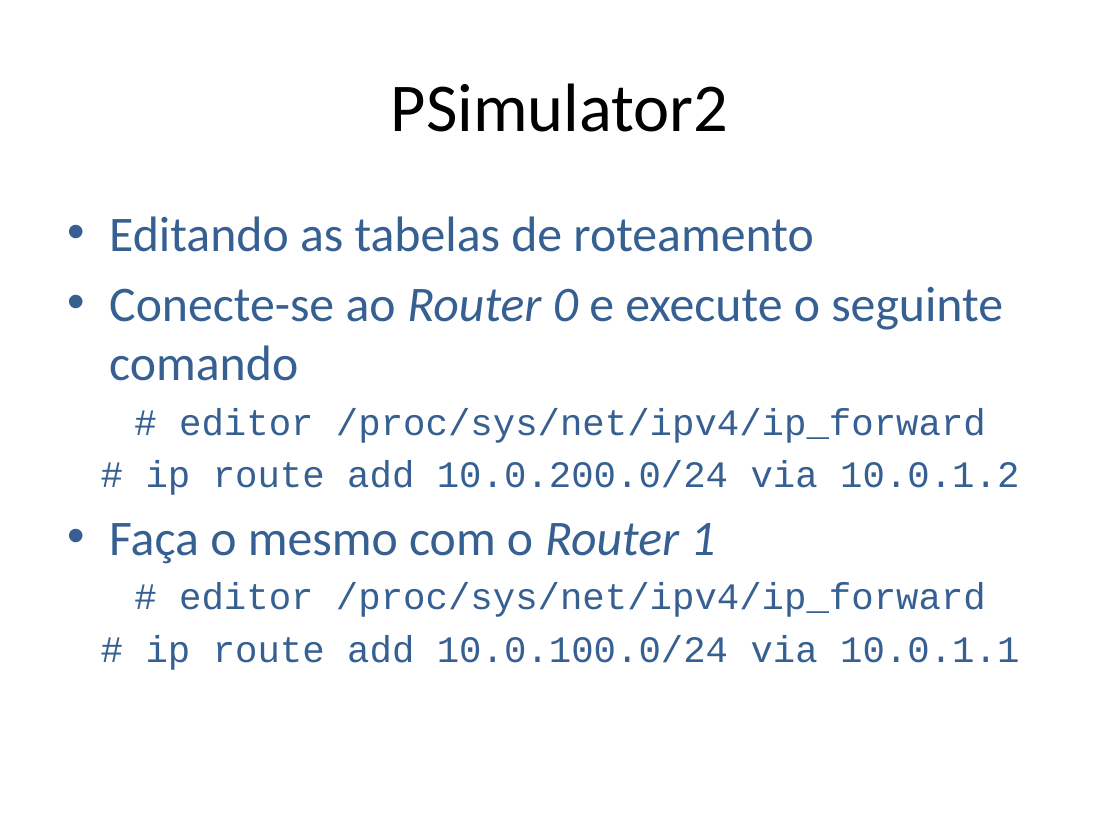
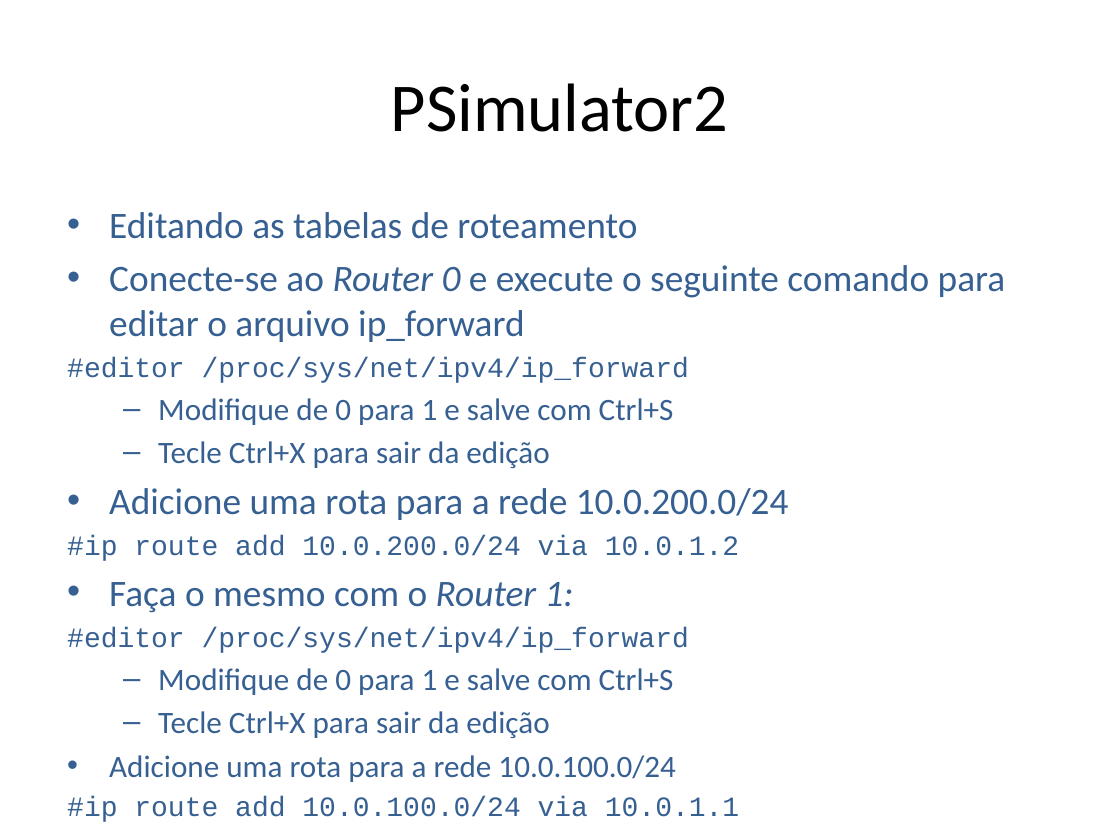
Before and after one commit to niviaquental/niviaquental.github.io, a slide deck: slide 34 of Presentations/Aula08-Rede-IPIntro/08-Rede-IPIntro.pptx. Drawn at 1120x840 pixels with LibreOffice and Linux fonts; fonts in the diff are those of the drawing; background and template pictures are left out. Boxes give left, top, right and bottom in pixels: in the first picture for what was removed or moved away, otherwise in the second. Text is boxed around its words. In the diff, an @@ line names an element or a change of style, - is before the commit and + after.

Commit message:
roteamento e simulator

```diff
--- a/Presentations/Aula08-Rede-IPIntro/08-Rede-IPIntro.pptx
+++ b/Presentations/Aula08-Rede-IPIntro/08-Rede-IPIntro.pptx
@@ text at [109, 212, 637, 239]: size 32 to 24 pt in "Editando as tabelas de roteamento"; less space between paragraphs @@
@@ text at [67, 265, 1006, 822]: text changed; size 24 to 20 pt; font Courier New to Calibri @@
-• Conecte-se ao Router 0 e execute o seguinte comando
-# editor /proc/sys/net/ipv4/ip_forward
-# ip route add 10.0.200.0/24 via 10.0.1.2
-• Faça o mesmo com o Router 1
-# editor /proc/sys/net/ipv4/ip_forward
-# ip route add 10.0.100.0/24 via 10.0.1.1
+• Conecte-se ao Router 0 e execute o seguinte comando para editar o arquivo ip_forward
+#editor /proc/sys/net/ipv4/ip_forward
+  – Modifique de 0 para 1 e salve com Ctrl+S
+  – Tecle Ctrl+X para sair da edição
+• Adicione uma rota para a rede 10.0.200.0/24
+#ip route add 10.0.200.0/24 via 10.0.1.2
+• Faça o mesmo com o Router 1:
+#editor /proc/sys/net/ipv4/ip_forward
+  – Modifique de 0 para 1 e salve com Ctrl+S
+  – Tecle Ctrl+X para sair da edição
+• Adicione uma rota para a rede 10.0.100.0/24
+#ip route add 10.0.100.0/24 via 10.0.1.1
```
Also in this commit, not shown: 4 other slides changed, 1 slide added, 3 other files.
